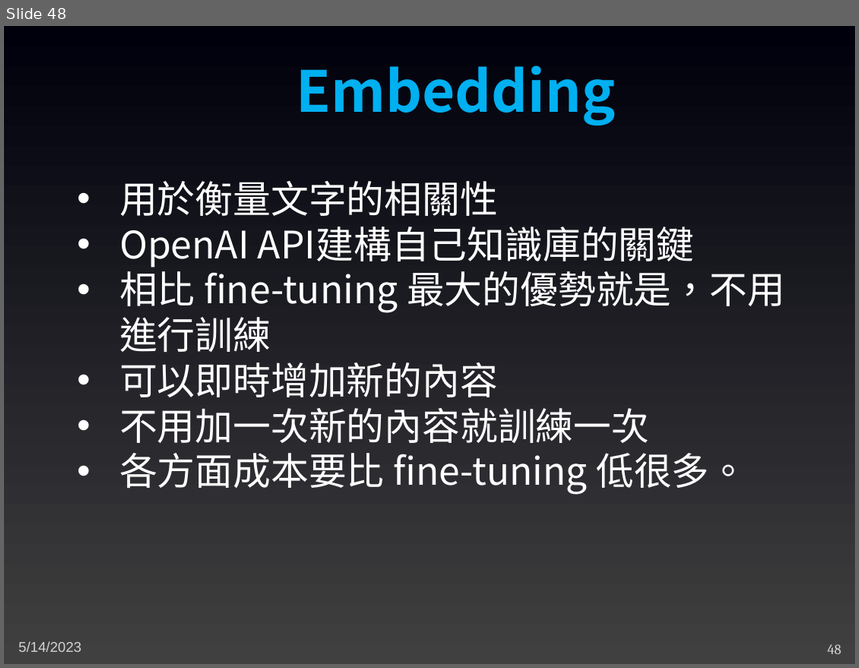
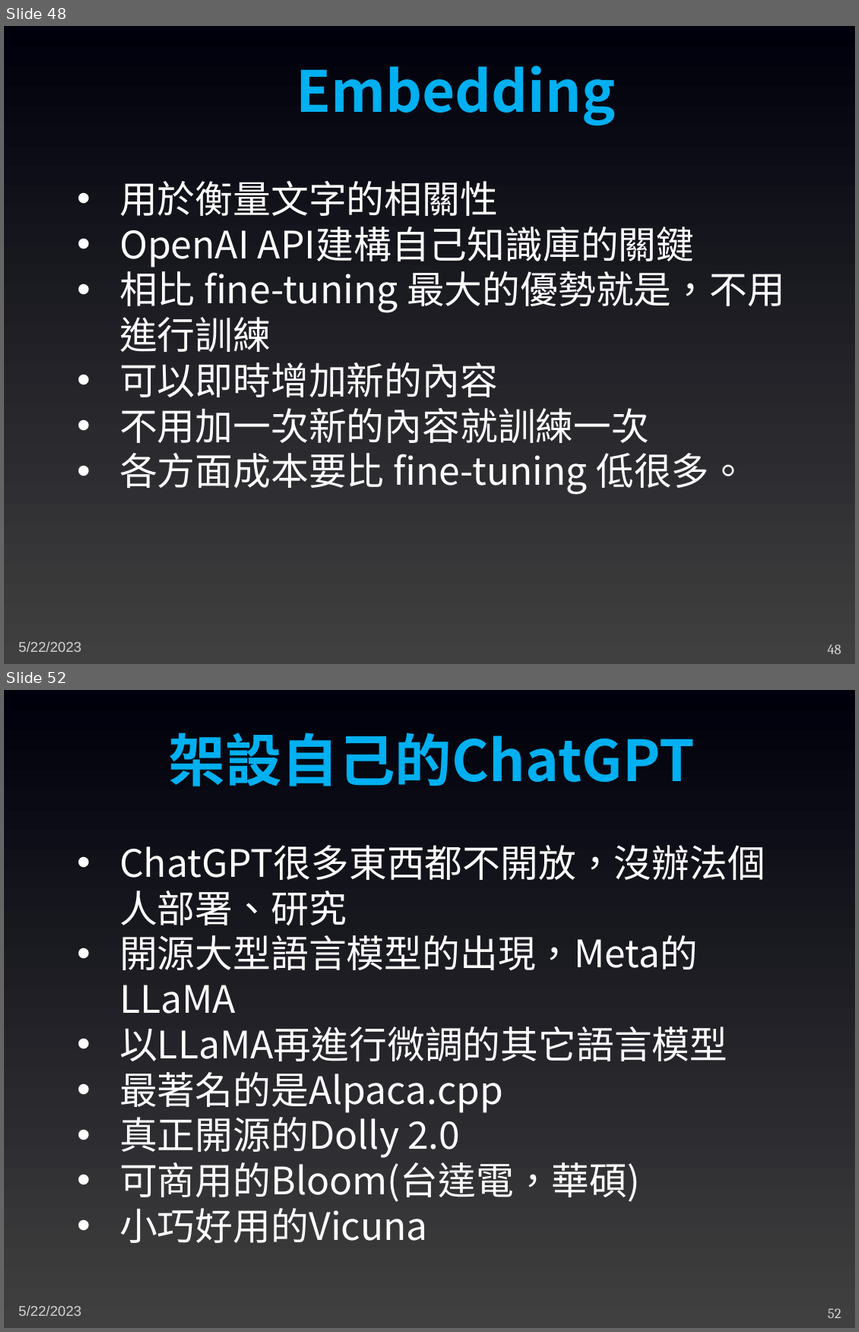
Before and after one commit to joshhu/mustgpt2023, a slide deck: 04 - GPT(四).pptx. Shown one above the other, each under a label of ours: slide 48 before the commit, slides 48 and 52 after it; the slides between them are not shown. The pictures are 859x668 and 859x1332 pixels, drawn with LibreOffice and Linux fonts; fonts in the diff are those of the drawing. Boxes give left, top, right and bottom in pixels: in the first picture for what was removed or moved away, otherwise in the second. Text is boxed around its words. In the diff, an @@ line names an element or a change of style, - is before the commit and + after.

```diff
--- a/04 - GPT(四).pptx
+++ b/04 - GPT(四).pptx
@@ slide 52 added at (4, 690, 855, 1328), background gradient #404040 to #00000C @@
@@ text added at (168, 733, 695, 787), 48 pt, text #00B0F0, bold @@
+架設自己的ChatGPT
@@ text added at (120, 845, 766, 1243), 32 pt, text #FFFFFF @@
+• ChatGPT很多東西都不開放，沒辦法個人部署、研究
+• 開源大型語言模型的出現，Meta的LLaMA
+• 以LLaMA再進行微調的其它語言模型
+• 最著名的是Alpaca.cpp
+• 真正開源的Dolly 2.0
+• 可商用的Bloom(台達電，華碩)
+• 小巧好用的Vicuna
@@ text added at (18, 1306, 82, 1316), 12 pt, text #D4D2D0 @@
+5/22/2023
@@ page number added at (828, 1309, 842, 1319), 12 pt, text #D4D2D0 @@
+52
@@ slide 48 changed as well @@
@@ text at (18, 642, 82, 652): text changed @@
-5/14/2023
+5/22/2023
```
Also in this commit, not shown: 42 other slides changed, 4 other slides added, 1 other file.
